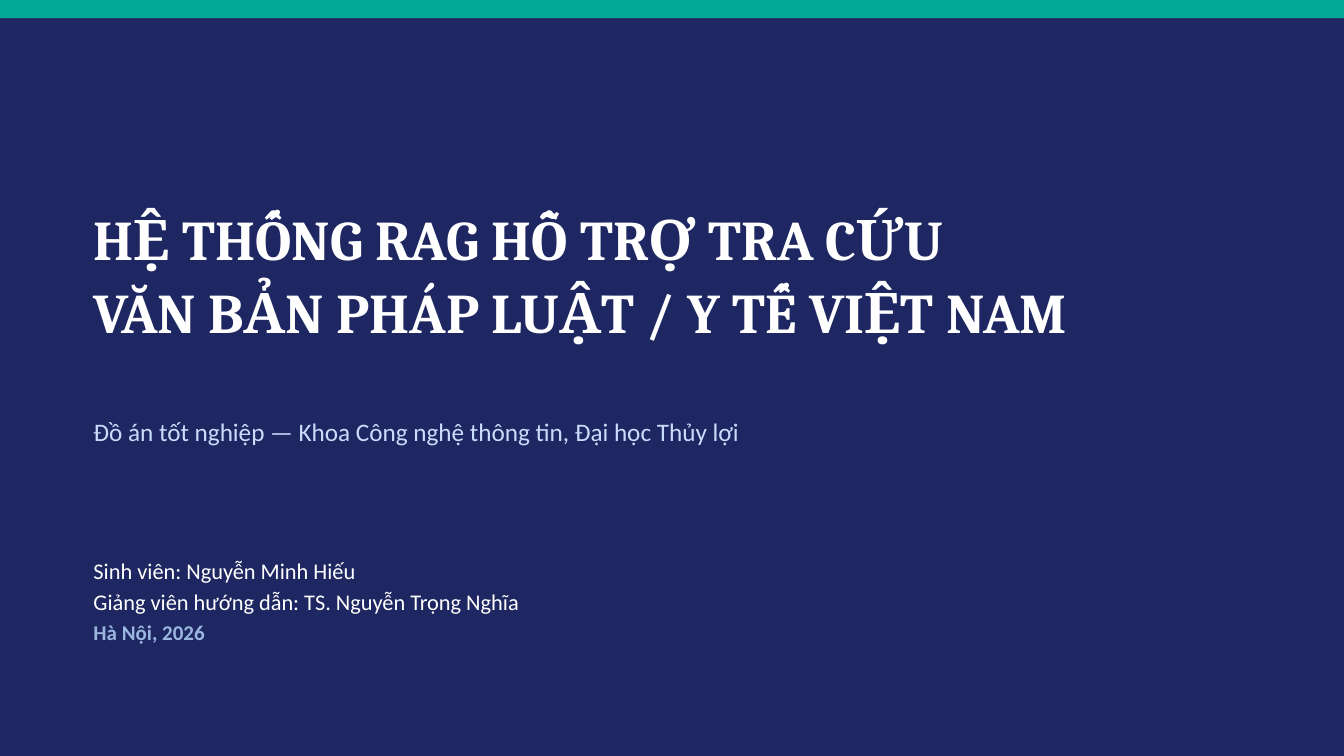
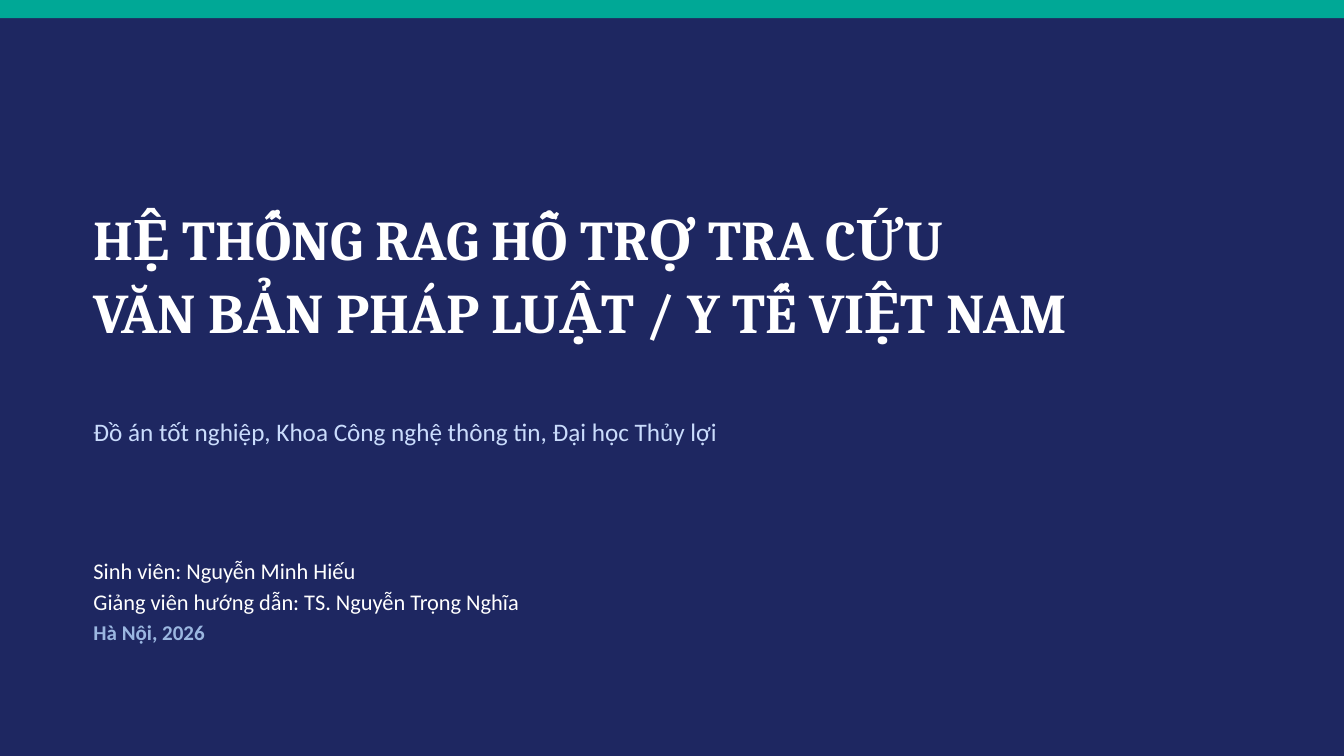
Before and after one commit to scorpion226/RAG-DATN, a slide deck: slide 1 of report/Slide_BaoVe_RAG_DATN.pptx. Drawn at 1344x756 pixels with LibreOffice and Linux fonts; fonts in the diff are those of the drawing. Boxes give left, top, right and bottom in pixels: in the first picture for what was removed or moved away, otherwise in the second. Text is boxed around its words. In the diff, an @@ line names an element or a change of style, - is before the commit and + after.

```diff
--- a/report/Slide_BaoVe_RAG_DATN.pptx
+++ b/report/Slide_BaoVe_RAG_DATN.pptx
@@ text at box(93, 422, 716, 446): text changed @@
-Đồ án tốt nghiệp — Khoa Công nghệ thông tin, Đại học Thủy lợi
+Đồ án tốt nghiệp, Khoa Công nghệ thông tin, Đại học Thủy lợi
```
Also in this commit, not shown: 4 other slides changed, 4 other files.
